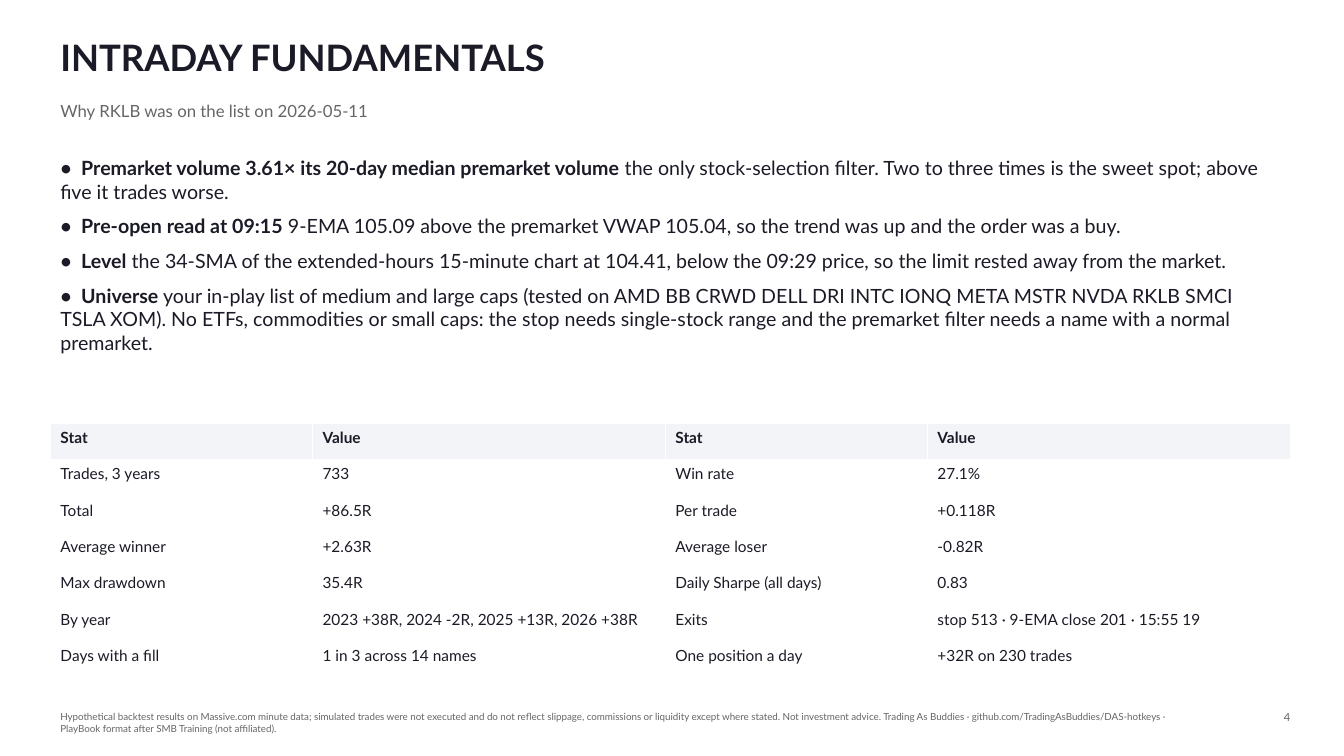
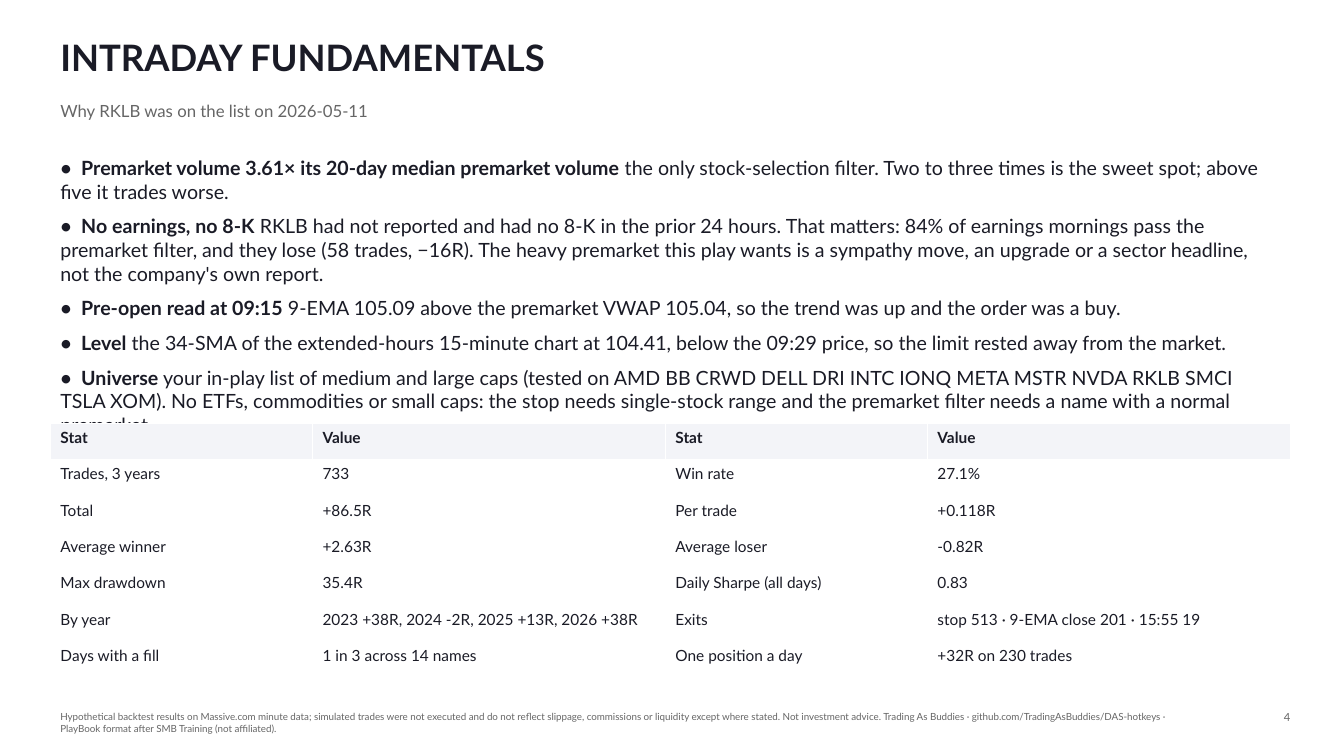
Before and after one commit to TradingAsBuddies/DAS-hotkeys, a slide deck: slide 4 of docs/playbook/PlayBook-34SMA-Premarket-Trend.pptx. Drawn at 1344x756 pixels with LibreOffice and Linux fonts; fonts in the diff are those of the drawing. Boxes give left, top, right and bottom in pixels: in the first picture for what was removed or moved away, otherwise in the second. Text is boxed around its words. In the diff, an @@ line names an element or a change of style, - is before the commit and + after.

```diff
--- a/docs/playbook/PlayBook-34SMA-Premarket-Trend.pptx
+++ b/docs/playbook/PlayBook-34SMA-Premarket-Trend.pptx
@@ text at [60, 218, 1248, 285]: paragraph added @@
+• No earnings, no 8-K RKLB had not reported and had no 8-K in the prior 24 hours. That matters: 84% of earnings mornings pass the premarket filter, and they lose (58 trades, −16R). The heavy premarket this play wants is a sympathy move, an upgrade or a sector headline, not the company's own report.
```
Also in this commit, not shown: 8 other slides changed, 1 slide added, 12 other files.
